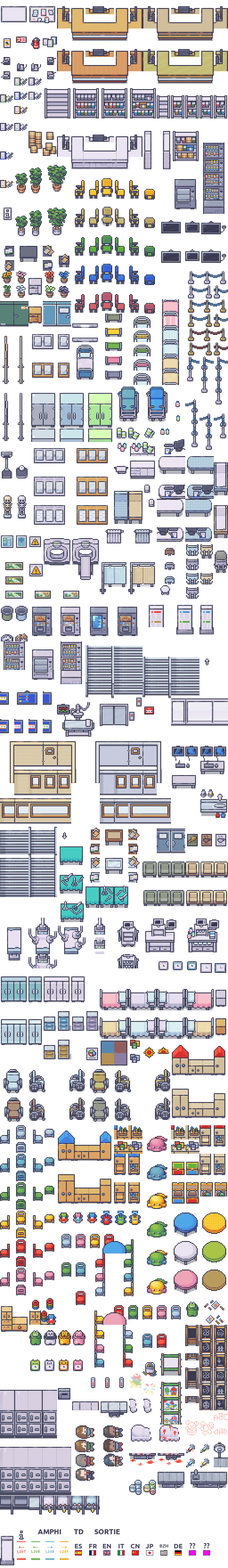
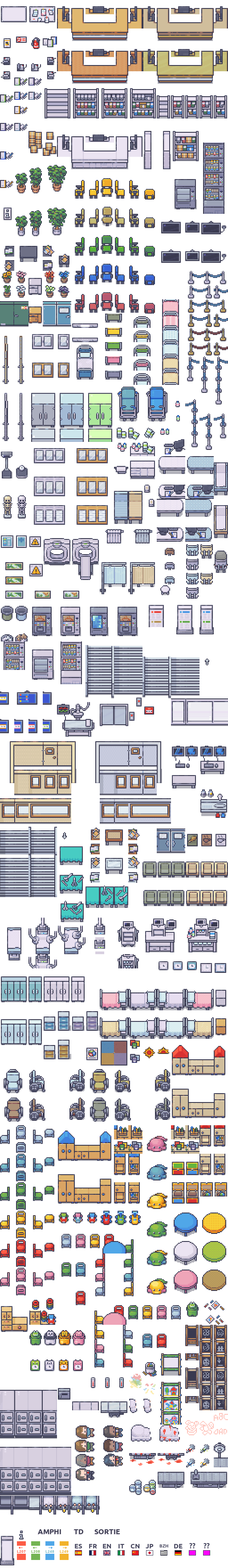
Two versions of the same layered image (w=228, h=1568). Layer-by-layer changes:
painted on "LimeZu_MI_Hospital.png" over (16, 1541, 69, 1560)
